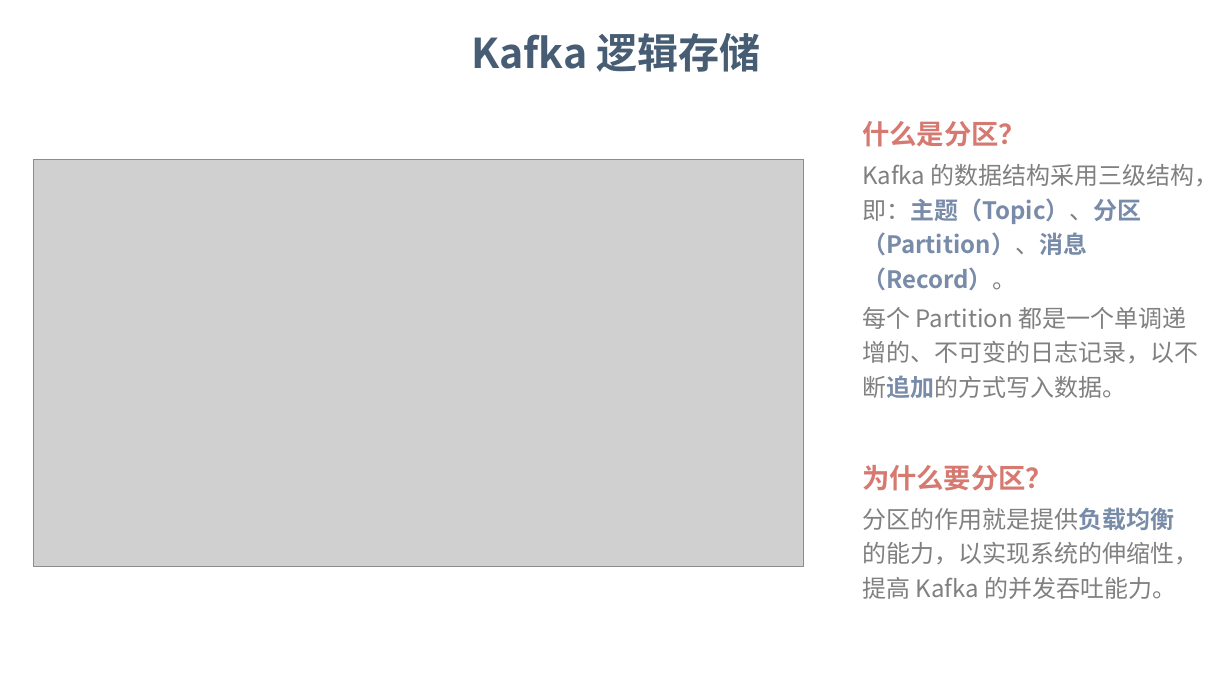
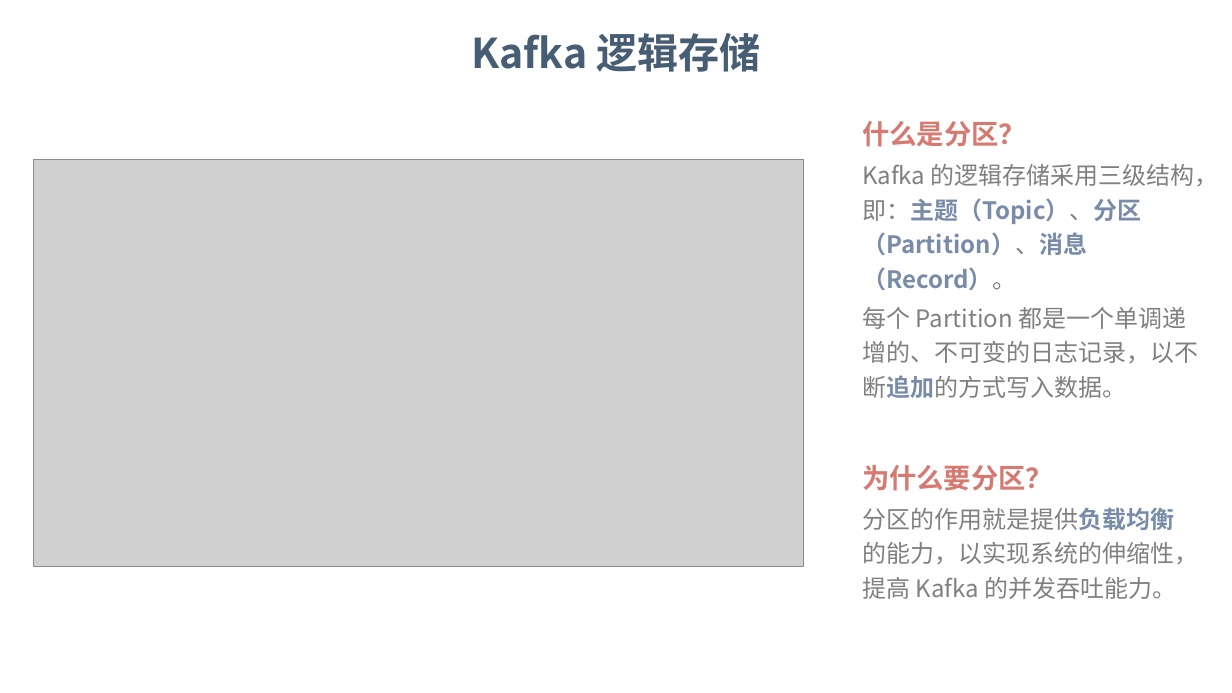
Before and after one commit to dunwu/bigdata-tutorial, a slide deck: slide 7 of assets/kafka/kafka.pptx. Drawn at 1232x693 pixels with LibreOffice and Linux fonts; fonts in the diff are those of the drawing; grey boxes stand for pictures; background and template pictures are left out. Boxes give left, top, right and bottom in pixels: in the first picture for what was removed or moved away, otherwise in the second. Text is boxed around its words. In the diff, an @@ line names an element or a change of style, - is before the commit and + after.

```diff
--- a/assets/kafka/kafka.pptx
+++ b/assets/kafka/kafka.pptx
@@ text at [862,164,1219,290]: text changed @@
-Kafka 的数据结构采用三级结构，即：主题（Topic）、分区（Partition）、消息（Record）。
+Kafka 的逻辑存储采用三级结构，即：主题（Topic）、分区（Partition）、消息（Record）。
```
Also in this commit, not shown: 18 other slides changed, 2 other files.
